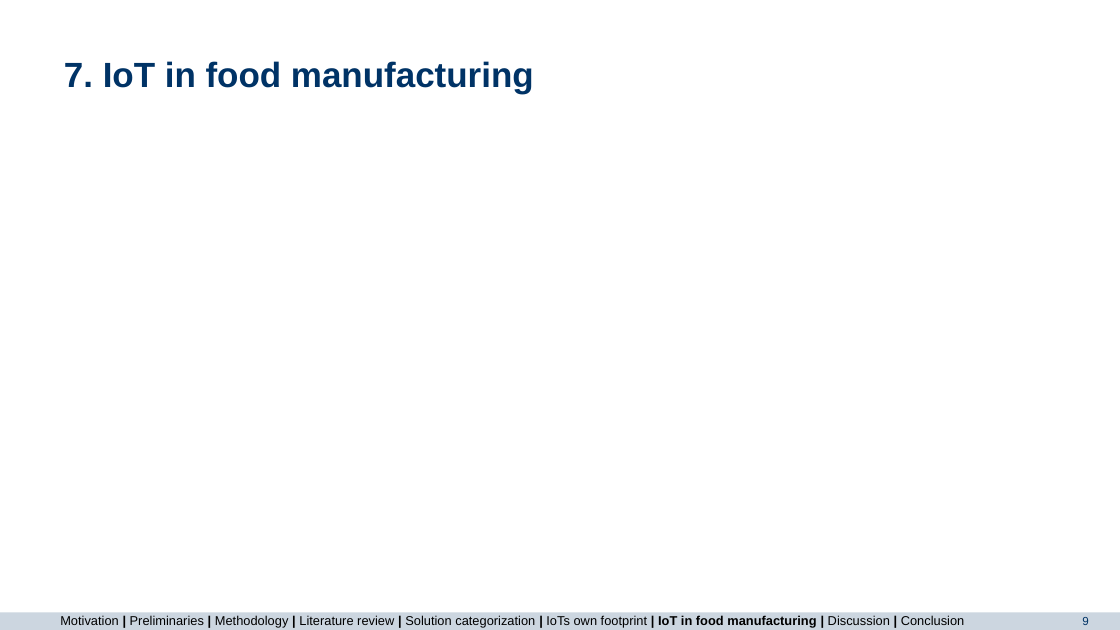
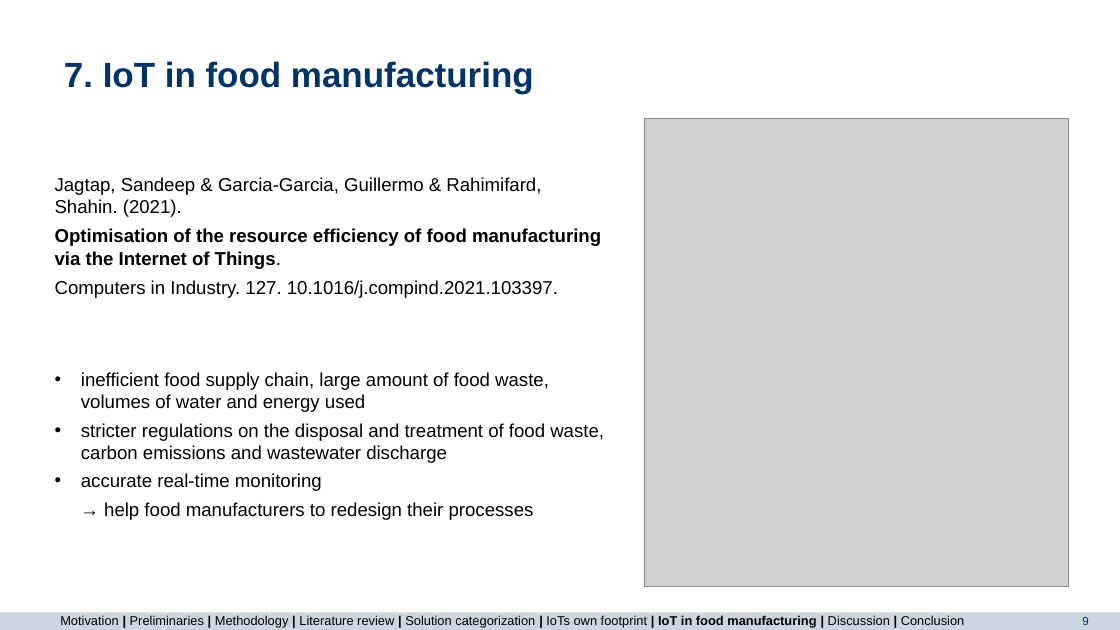
Before and after one commit to majuritz/internet-of-things-seminar, a slide deck: slide 9 of IoT final presentation.pptx. Drawn at 1120x630 pixels with LibreOffice and Linux fonts; fonts in the diff are those of the drawing; grey boxes stand for pictures; background and template pictures are left out. Boxes give left, top, right and bottom in pixels: in the first picture for what was removed or moved away, otherwise in the second. Text is boxed around its words. In the diff, an @@ line names an element or a change of style, - is before the commit and + after.

```diff
--- a/IoT final presentation.pptx
+++ b/IoT final presentation.pptx
@@ picture added at [644, 118, 1069, 586] @@
@@ text added at [55, 177, 601, 298], 16 pt, text #000000 @@
+Jagtap, Sandeep & Garcia-Garcia, Guillermo & Rahimifard, Shahin. (2021).
+Optimisation of the resource efficiency of food manufacturing via the Internet of Things.
+Computers in Industry. 127. 10.1016/j.compind.2021.103397.
@@ text added at [81, 372, 604, 520], 16 pt, text #000000 @@
+• inefficient food supply chain, large amount of food waste, volumes of water and energy used
+• stricter regulations on the disposal and treatment of food waste, carbon emissions and wastewater discharge
+• accurate real-time monitoring
+→ help food manufacturers to redesign their processes
```
Also in this commit, not shown: 3 other slides changed.
